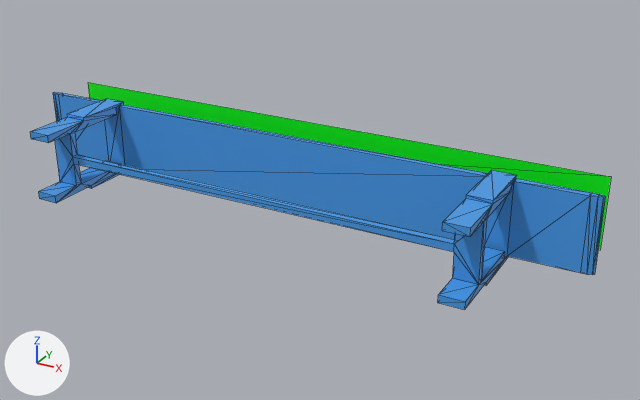
An edit to the COLLADA model gantry/meshes/conveyor_simple.dae, drawn before and after from the same camera.
One viewpoint serves both versions: a 50 mm lens placed at (2.49, -3.48, 1.93), pointed at (0.27, 0.57, -0.1). Arrows for +X, +Y and +Z are at lower left; the lights stay in place. Mesh edges are drawn as thin lines.

Names of what the first picture shows: 'conveyor_simple', 'green'.
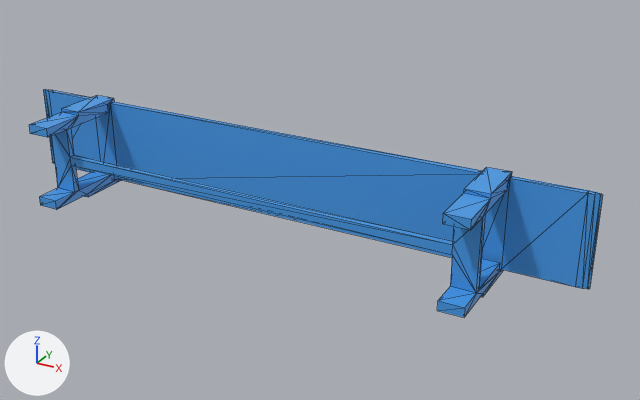
The edits, one by one:
Object 'conveyor_simple' (ob_conveyor_simple) is rescaled from (1.0, 1.0, 1.0) to (1.0, 0.875, 1.2).
Object 'green' (ob_green) moves from (0.0, 0.94, -0.001) to (0.0, 0.585, -0.001).
Object 'green' (ob_green) is rescaled from (2.64, 0.42, 1.0) to (2.64, 0.45, 1.0).

Boxes [x1, y1, x2, y2] around the edits, measured in the pictures (640 x 400 px):
'conveyor_simple', rescaled
    before: [30, 93, 605, 310]
    after: [29, 89, 603, 318]
'green', moved, rescaled (not visible afterwards)
    before: [88, 82, 611, 250]
